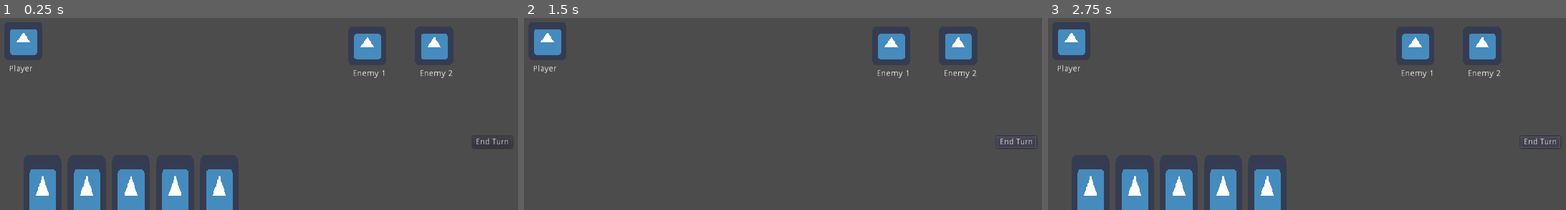
Above: before the commit, frames 1-3 (left to right).
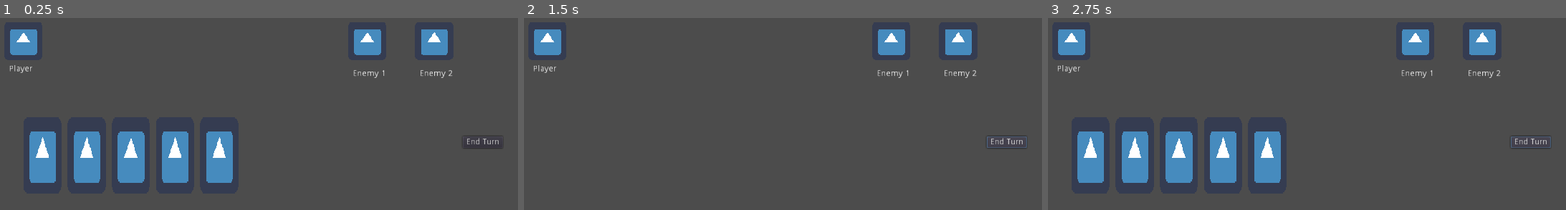
Above: after the commit, the same moments.

Repository: Jev-git/Godot-SlayTheSpire-Clone
Game: Godot game, scene res://Scenes/CombatScene.tscn
Two runs of this game, one before a commit and one after it. Both use one fixed random seed, a clock stepped at 60 frames per second and the inputs below. The engine's default icon, where the game draws it, is replaced by a stand-in: a white triangle on a blue panel in a dark square.
Inputs:
- Up to frame 1 (0.25 s): no input
- Up to frame 2 (1.5 s): click "End Turn" at 0.5 s; click "End Turn" at 1.25 s
- Up to frame 3 (2.75 s): click "End Turn" at 2 s

The runs differ from the first frame. In frame 1, 9.6% of the frame differs, in the area x 5-100%, y 5-100%; in frame 2, 0.9%; in frame 3, 9.7%.

Commit message:
+ Display a line to indicate a card has been selected and choosing its target

Diff:
--- a/Scenes/CombatScene.tscn
+++ b/Scenes/CombatScene.tscn
@@ -1,14 +1,15 @@
-[gd_scene load_steps=5 format=2]
+[gd_scene load_steps=6 format=2]
 
 [ext_resource path="res://icon.png" type="Texture" id=1]
 [ext_resource path="res://Scripts/EndTurnButton.gd" type="Script" id=2]
 [ext_resource path="res://Scripts/CardsInHand.gd" type="Script" id=3]
 [ext_resource path="res://Scenes/Card.tscn" type="PackedScene" id=4]
+[ext_resource path="res://Scripts/Unit.gd" type="Script" id=5]
 
 [node name="CombatScene" type="Node2D"]
 
 [node name="CardsInHand" type="Node2D" parent="."]
-position = Vector2( 128, 448 )
+position = Vector2( 128, 384 )
 script = ExtResource( 3 )
 m_psCard = ExtResource( 4 )
 
@@ -17,7 +18,8 @@
 script = ExtResource( 2 )
 
 [node name="Button" type="Button" parent="EndTurnButton"]
-margin_right = 12.0
+margin_left = -16.0
+margin_right = 51.0
 margin_bottom = 20.0
 text = "End Turn"
 __meta__ = {
@@ -26,6 +28,7 @@
 
 [node name="Player" type="Node2D" parent="."]
 position = Vector2( 128, 256 )
+script = ExtResource( 5 )
 
 [node name="Sprite" type="Sprite" parent="Player"]
 texture = ExtResource( 1 )
@@ -42,8 +45,10 @@
 
 [node name="Enemy1" type="Node2D" parent="."]
 position = Vector2( 704, 264 )
+script = ExtResource( 5 )
 
 [node name="Sprite" type="Sprite" parent="Enemy1"]
+position = Vector2( 0, -8 )
 texture = ExtResource( 1 )
 
 [node name="RichTextLabel" type="RichTextLabel" parent="Enemy1"]
@@ -58,8 +63,10 @@
 
 [node name="Enemy2" type="Node2D" parent="."]
 position = Vector2( 816, 264 )
+script = ExtResource( 5 )
 
 [node name="Sprite" type="Sprite" parent="Enemy2"]
+position = Vector2( 0, -8 )
 texture = ExtResource( 1 )
 
 [node name="RichTextLabel" type="RichTextLabel" parent="Enemy2"]
--- a/Scripts/Card.gd
+++ b/Scripts/Card.gd
@@ -7,15 +7,28 @@
 
 enum STATE {DEFAULT, HOVERING, SELECTING}
 onready var m_iState = STATE.DEFAULT
+onready var m_bIsSelecting = false
 
 func _ready():
 	$TextureRect.connect("mouse_entered", self, "_on_mouse_entered")
 	$TextureRect.connect("mouse_exited", self, "_on_mouse_exited")
 
+func _draw():
+	if m_bIsSelecting:
+		draw_line(Vector2(32, 0), get_viewport().get_mouse_position() - global_position, Color.blue)
+
+func _process(delta):
+	update()
+
 func _input(event):
-	if event is InputEventMouse and m_iState == STATE.HOVERING:
-		if event.is_pressed():
+	if event is InputEventMouse:
+		if m_iState == STATE.HOVERING and event.is_pressed() and event.get_button_mask() == BUTTON_LEFT:
 			m_iState = STATE.SELECTING
+			m_bIsSelecting = true
+		elif m_iState == STATE.SELECTING and event.is_pressed() and event.get_button_mask() == BUTTON_RIGHT:
+			m_iState = STATE.DEFAULT
+			m_bIsSelecting = false
+			global_position.y += m_iHoverOffset
 
 func _on_mouse_entered():
 	if m_iState == STATE.DEFAULT:
--- a/Scripts/CardsInHand.gd
+++ b/Scripts/CardsInHand.gd
@@ -11,8 +11,8 @@
 func draw_cards():
 	for i in range(5):
 		var nCard: Node2D = m_psCard.instance()
+		add_child(nCard)
 		nCard.position.x = i * (m_iCardWidth + m_iDistanceBetweenCard)
-		add_child(nCard)
 
 func discard():
 	for nCard in get_children():
--- /dev/null
+++ b/Scripts/Unit.gd
@@ -0,0 +1,13 @@
+extends Node2D
+class_name Unit
+
+var m_vTextureSize: Vector2
+
+func _ready():
+	var vTextureSize: Vector2 = $Sprite.get_texture().get_size()
+	var vScale: Vector2 = $Sprite.get_scale()
+	m_vTextureSize = Vector2(vTextureSize.x * vScale.x, vTextureSize.y * vScale.y)
+
+func highlight():
+	pass
+	# Set bool to draw bound around the Unit using the draw_rect() func from inside _draw()
--- a/project.godot
+++ b/project.godot
@@ -7,6 +7,16 @@
 ;   param=value ; assign values to parameters
 
 config_version=4
+
+_global_script_classes=[ {
+"base": "Node2D",
+"class": "Unit",
+"language": "GDScript",
+"path": "res://Scripts/Unit.gd"
+} ]
+_global_script_class_icons={
+"Unit": ""
+}
 
 [application]
 
Not shown, changed: readme.md
